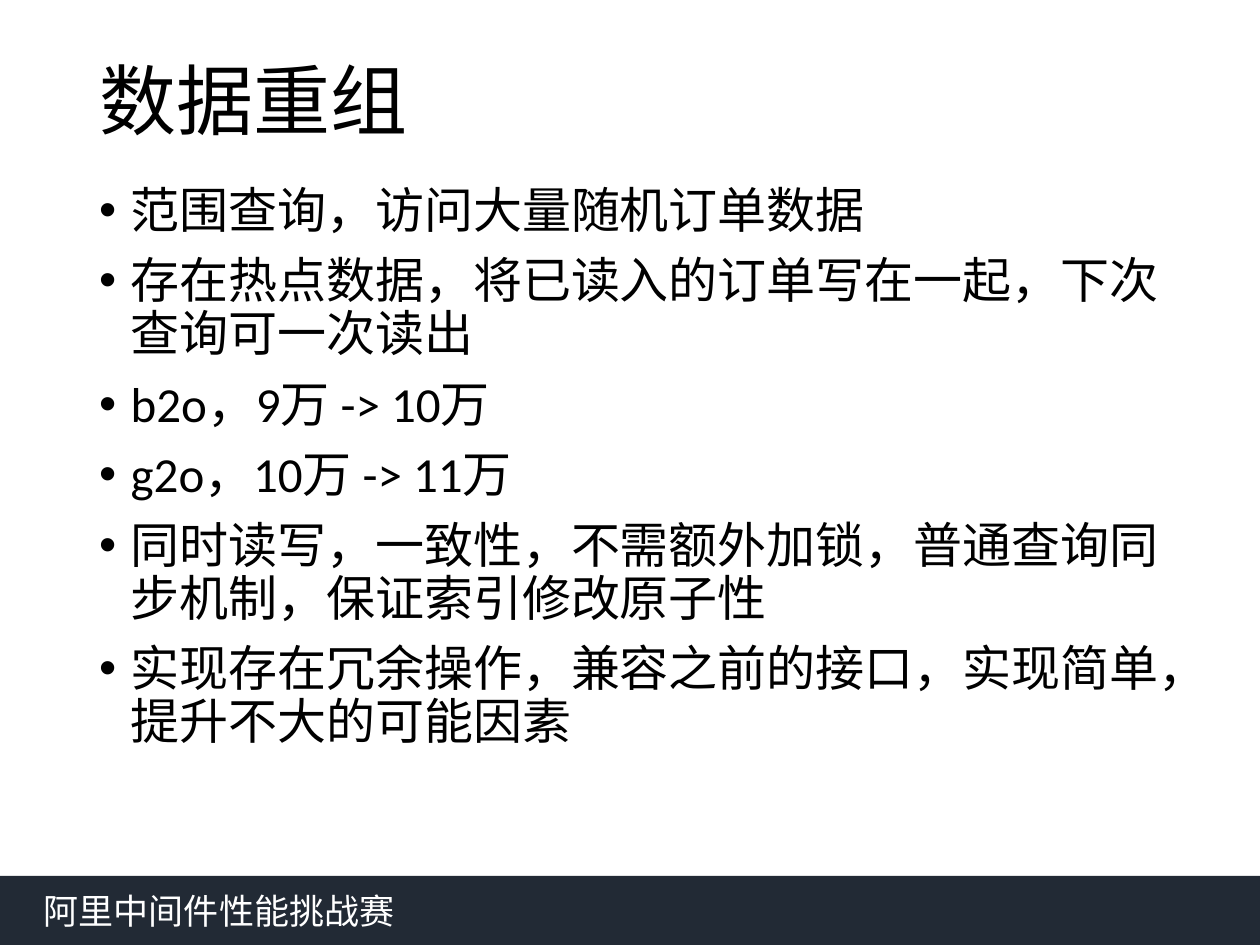
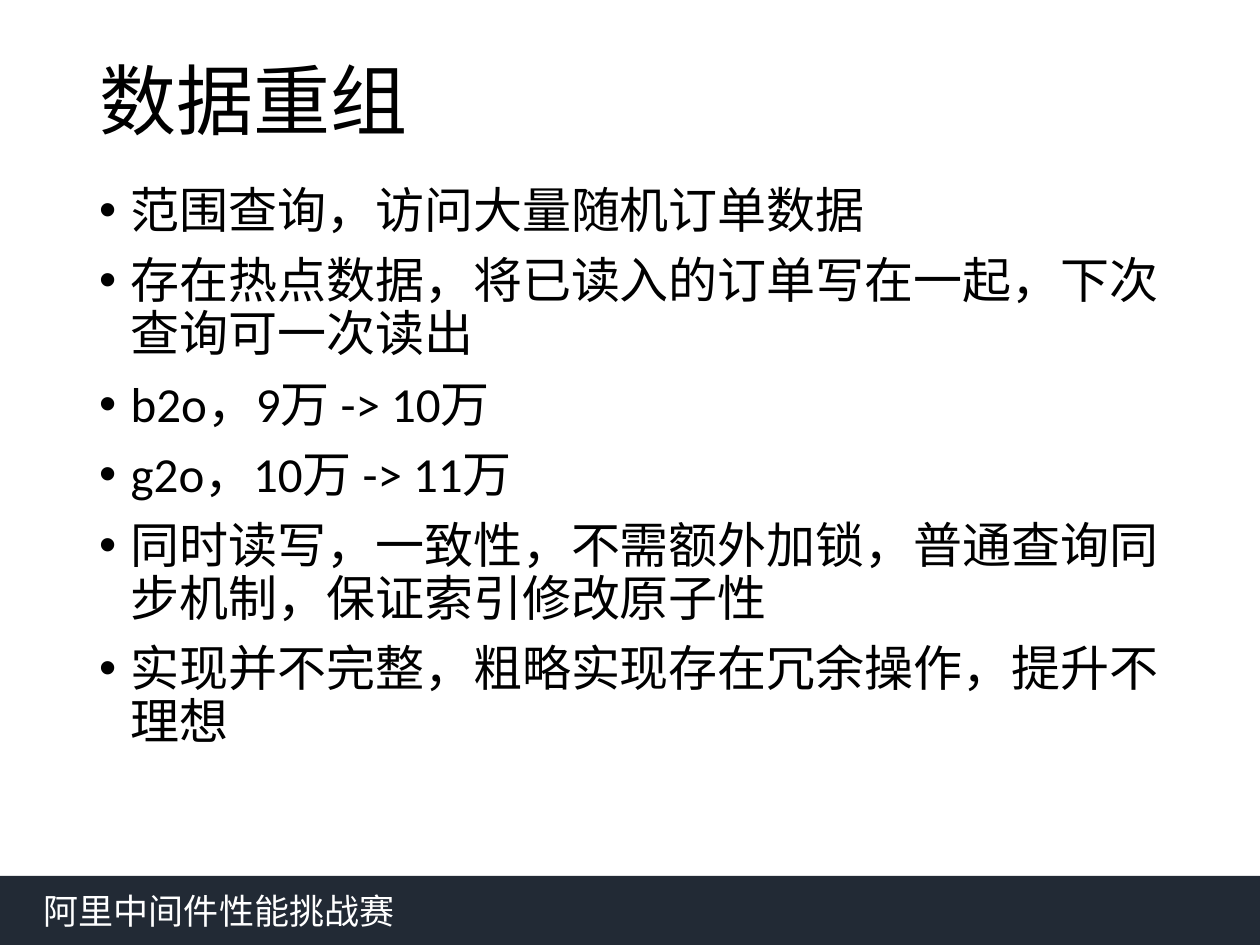
Before and after one commit to qwordy/AlibabaMiddlewareRace2, a slide deck: slide 14 of doc/中间件答辩yfy.pptx. Drawn at 1260x945 pixels with LibreOffice and Linux fonts; fonts in the diff are those of the drawing. Boxes give left, top, right and bottom in pixels: in the first picture for what was removed or moved away, otherwise in the second. Text is boxed around its words. In the diff, an @@ line names an element or a change of style, - is before the commit and + after.

```diff
--- a/doc/中间件答辩yfy.pptx
+++ b/doc/中间件答辩yfy.pptx
@@ text at (131, 644, 1159, 742): text changed @@
-• 实现存在冗余操作，兼容之前的接口，实现简单，提升不大的可能因素
+• 实现并不完整，粗略实现存在冗余操作，提升不理想
```
Also in this commit, not shown: 5 other slides changed, 1 slide added, 1 slide removed.
